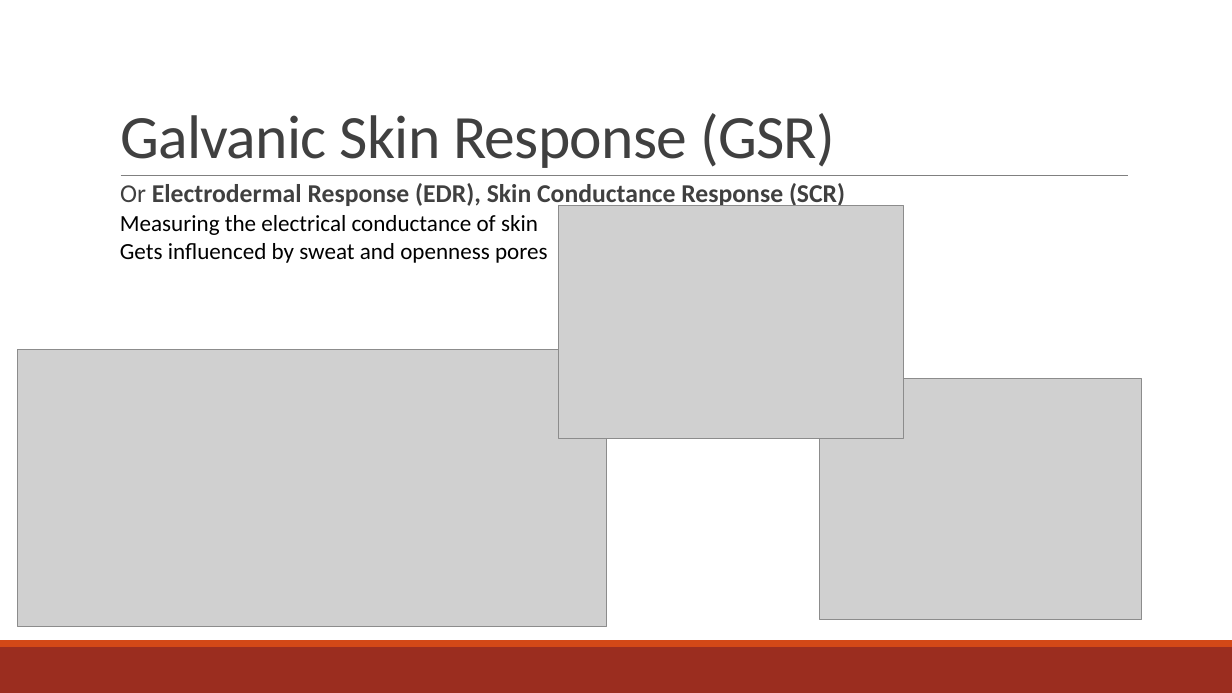
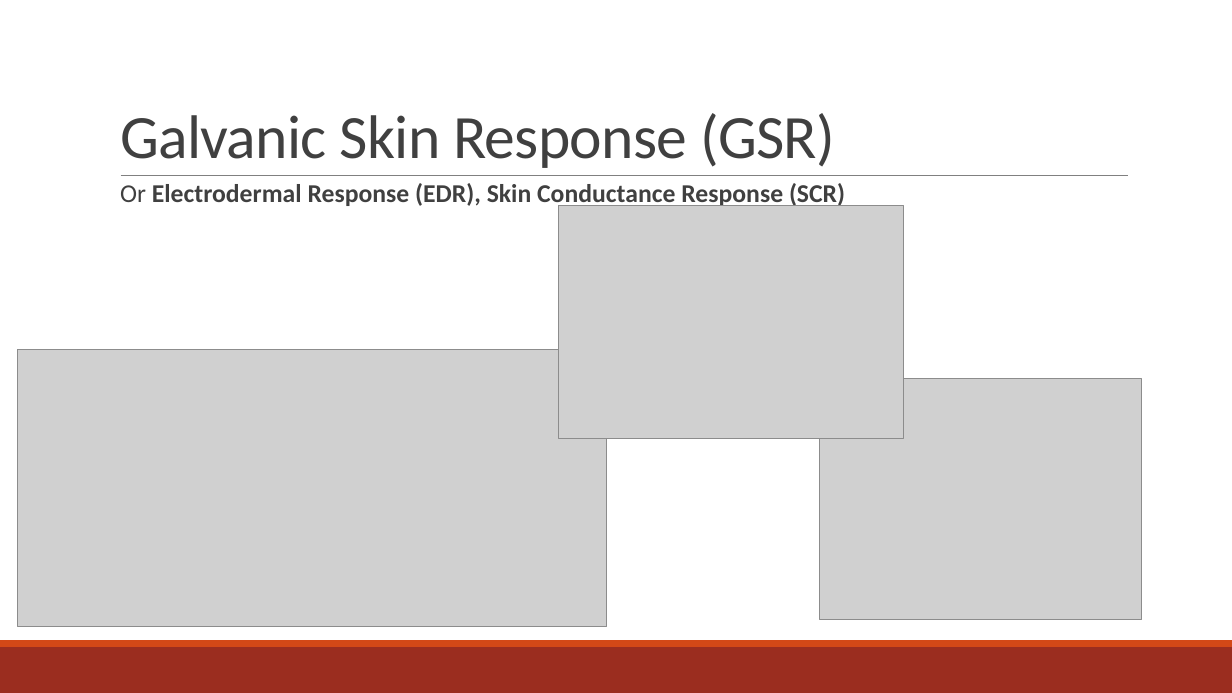
Before and after one commit to Rahazan/AI-BSc-Thesis, a slide deck: slide 7 of presentation/Portable biometrics for determining cognitive load from galvanic.pptx (slide 6 before the commit). Drawn at 1232x693 pixels with LibreOffice and Linux fonts; fonts in the diff are those of the drawing; grey boxes stand for pictures. Boxes give left, top, right and bottom in pixels: in the first picture for what was removed or moved away, otherwise in the second. Text is boxed around its words. In the diff, an @@ line names an element or a change of style, - is before the commit and + after.

```diff
--- a/presentation/Portable biometrics for determining cognitive load from galvanic.pptx
+++ b/presentation/Portable biometrics for determining cognitive load from galvanic.pptx
@@ text removed at [120, 215, 548, 263] @@
-Measuring the electrical conductance of skin
-Gets influenced by sweat and openness pores
```
Also in this commit, not shown: 8 other slides changed, 15 slides added, 1 slide removed, 1 other file.
